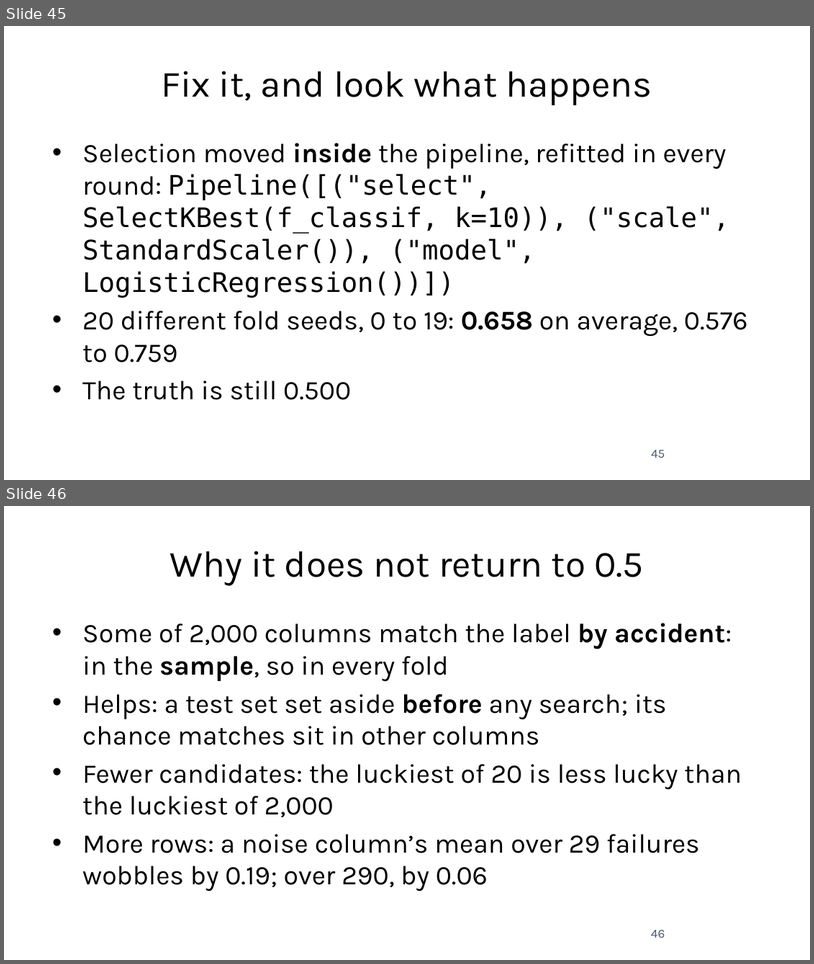
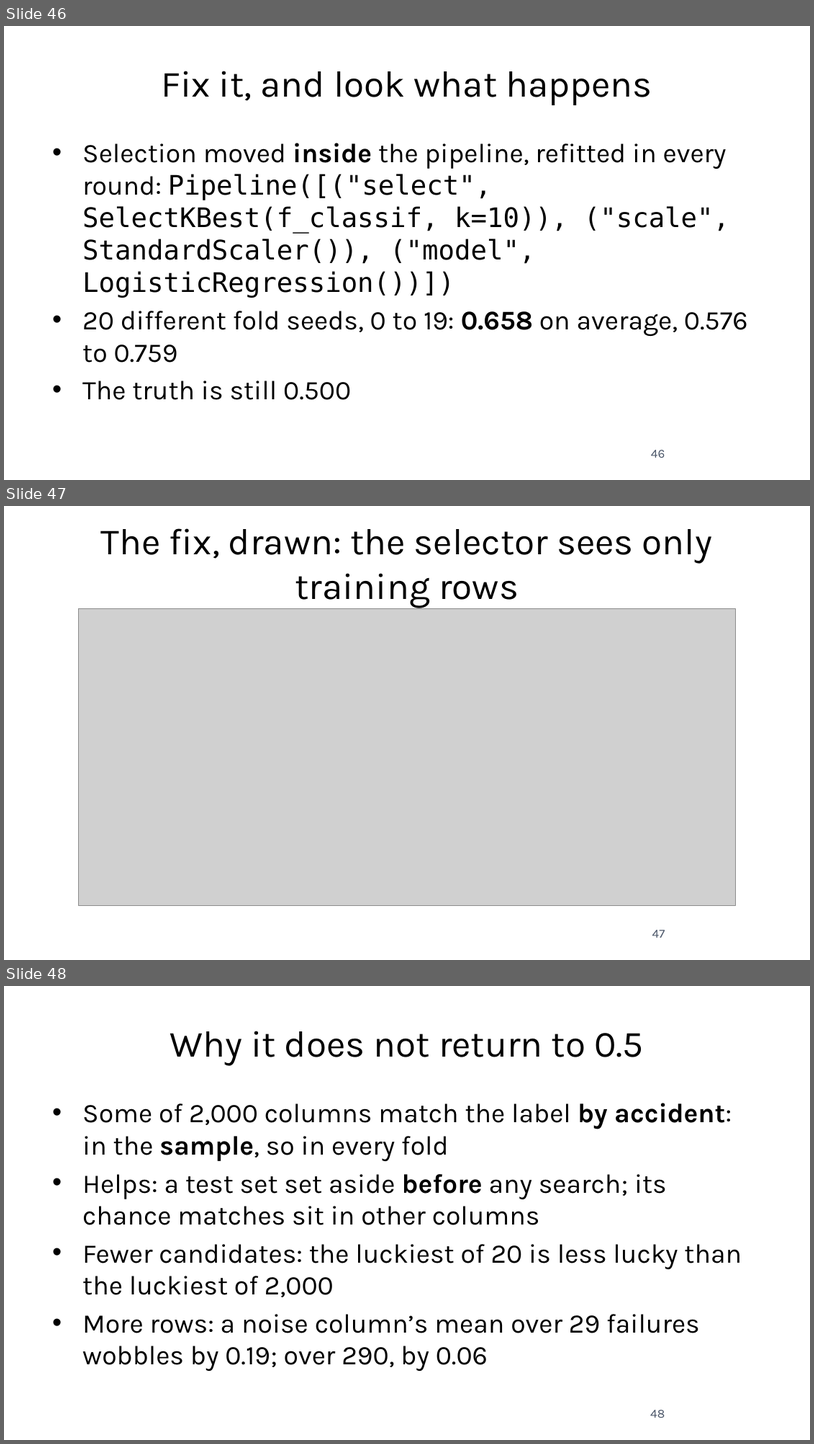
Before and after one commit to fabioantonini/technologies-for-artificial-intelligence, a slide deck: Lessons/05_experimental_methodology/Slides/experimental_methodology_slides.pptx. Shown one above the other, each under a label of ours: slides 45 and 46 before the commit, slides 46, 47 and 48 after it. The pictures are 814x964 and 814x1444 pixels, drawn with LibreOffice and Linux fonts; fonts in the diff are those of the drawing; grey boxes stand for pictures; background and template pictures are left out. Boxes give left, top, right and bottom in pixels: in the first picture for what was removed or moved away, otherwise in the second. Text is boxed around its words. In the diff, an @@ line names an element or a change of style, - is before the commit and + after.

```diff
--- a/Lessons/05_experimental_methodology/Slides/experimental_methodology_slides.pptx
+++ b/Lessons/05_experimental_methodology/Slides/experimental_methodology_slides.pptx
@@ slide 47 added at box(4, 506, 810, 960), background #FFFFFF @@
@@ title added at box(101, 528, 712, 608), 33 pt, text #1A1A1A @@
+The fix, drawn: the selector sees only training rows
@@ picture added at box(79, 609, 736, 905) @@
@@ page number added at box(653, 929, 666, 937), 11 pt, text #4A5568 @@
+47
@@ what was slide 45 is now slide 46 @@
@@ page number at box(651, 449, 665, 457): text changed @@
-45
+46
@@ what was slide 46 is now slide 48 @@
```
Also in this commit, not shown: 5 slides changed, 2 other slides added, 15 other files.
